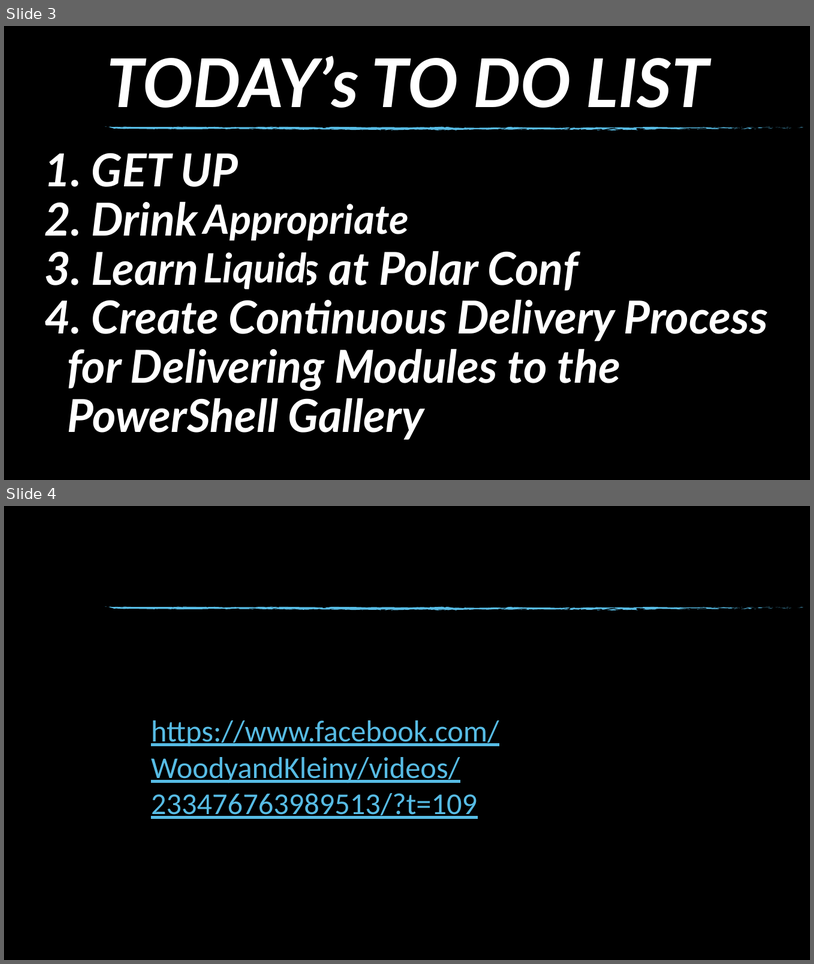
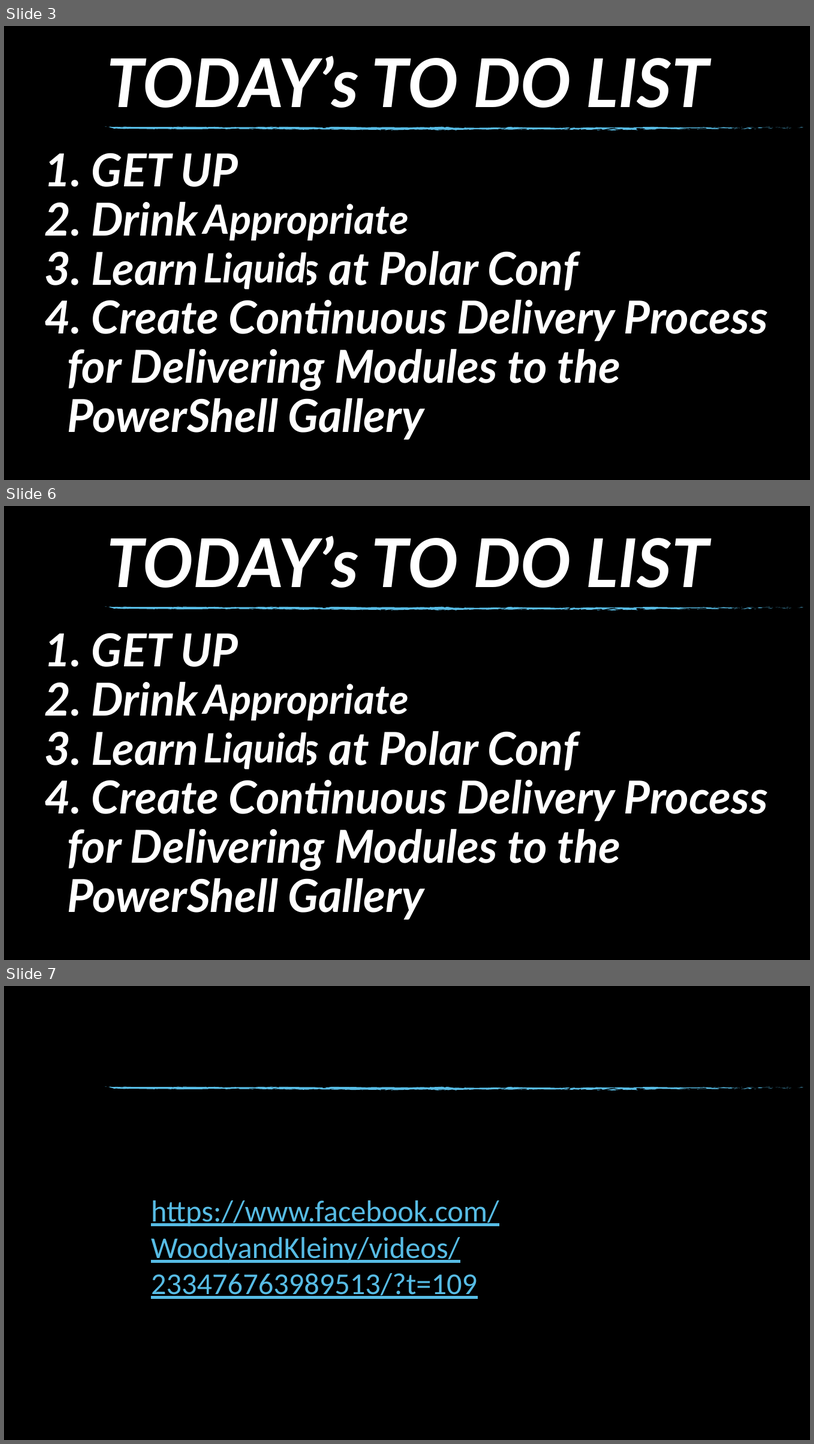
Before and after one commit to SQLDBAWithABeard/Presentations, a slide deck: 2018/Polar Conf/Continuous Delivery For Modules To PowerShell Gallery.pptx. Shown one above the other, each under a label of ours: slides 3 and 4 before the commit, slides 3, 6 and 7 after it; the slides between them are not shown. The pictures are 814x964 and 814x1444 pixels, drawn with LibreOffice and Linux fonts; fonts in the diff are those of the drawing; background and template pictures are left out. Boxes give left, top, right and bottom in pixels: in the first picture for what was removed or moved away, otherwise in the second. Text is boxed around its words. In the diff, an @@ line names an element or a change of style, - is before the commit and + after.

Commit message:
Polar Conf pptx

```diff
--- a/2018/Polar Conf/Continuous Delivery For Modules To PowerShell Gallery.pptx
+++ b/2018/Polar Conf/Continuous Delivery For Modules To PowerShell Gallery.pptx
@@ slide 6 added at [4,506,810,960], background picture (left out); not listed: 74 template elements that a slide beside it also shows @@
@@ title added at [107,535,710,588], 80 pt, text #FFFFFF, bold, italic @@
+TODAY’s TO DO LIST
@@ text added at [67,633,768,919], 54 pt, text #FFFFFF, bold, italic @@
+1. GET UP
+2. Drink Coffee
+3. Learn Loads at Polar Conf
+4. Create Continuous Delivery Process for Delivering Modules to the PowerShell Gallery
@@ text added at [204,684,409,769], 48 pt, text #FFFFFF, bold, italic @@
+Appropriate Liquid
@@ what was slide 4 is now slide 7 @@
```
Also in this commit, not shown: 2 other slides added.
